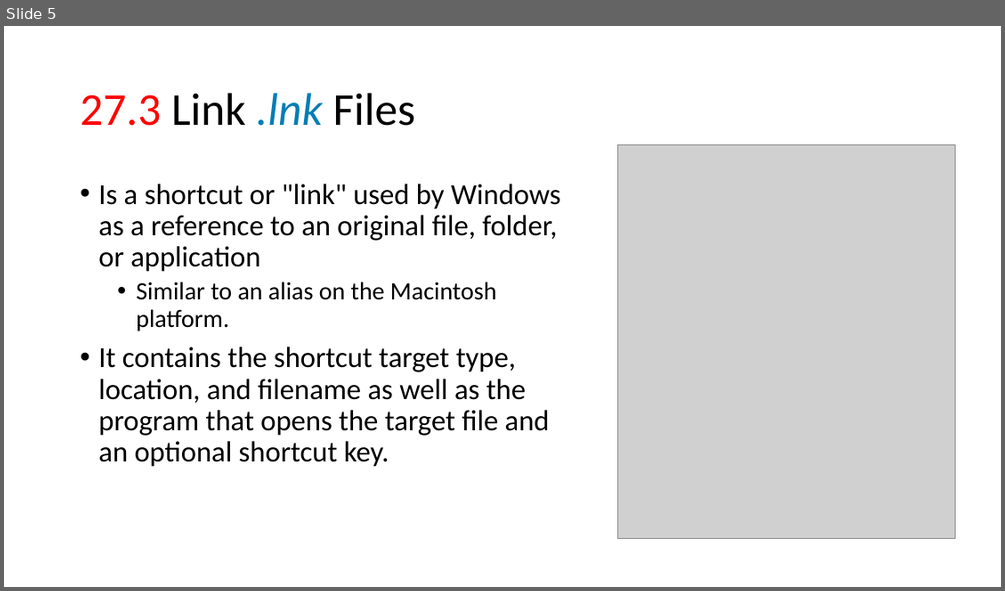
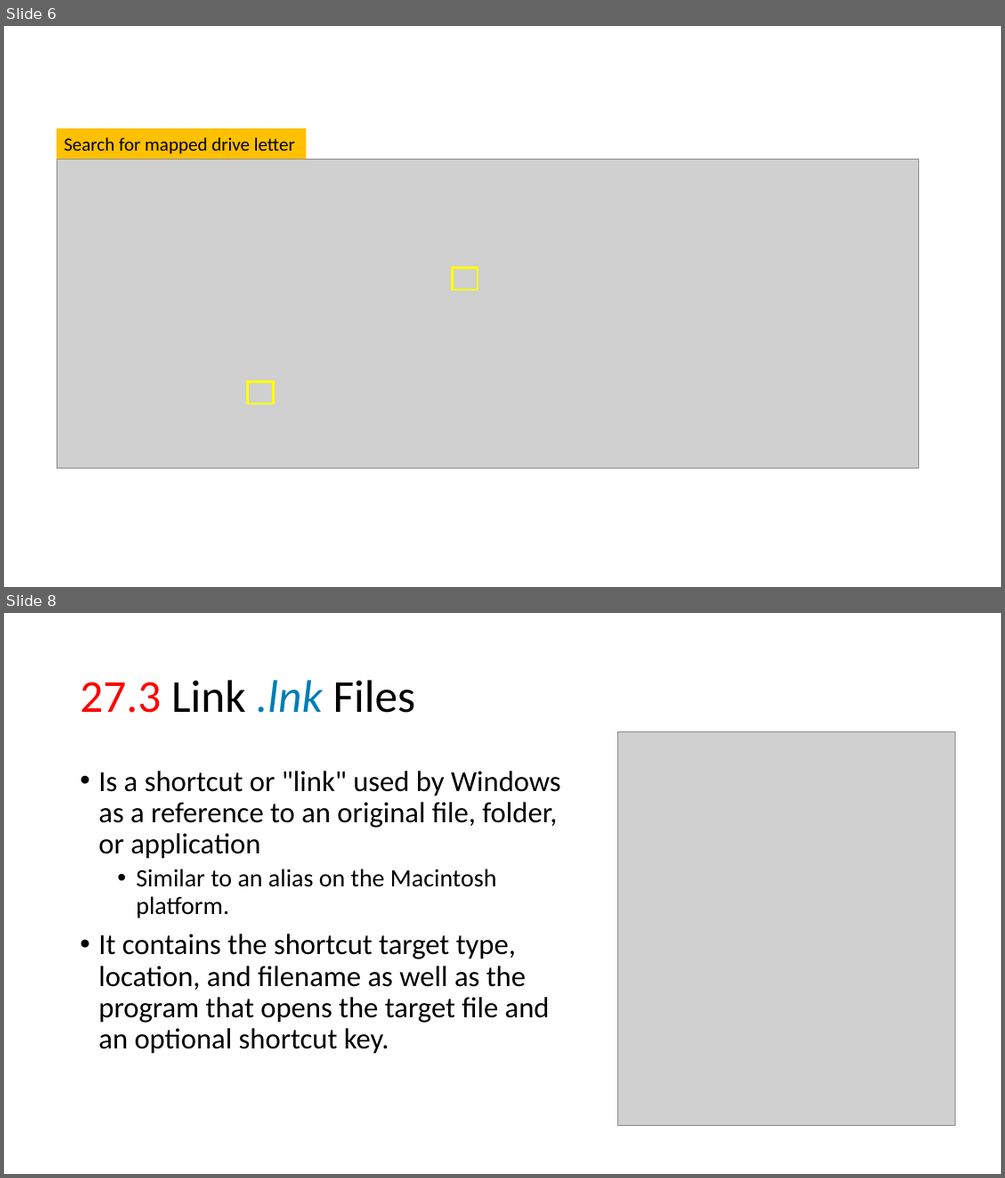
Before and after one commit to frankwxu/digital-forensics-lab, a slide deck: NIST_Data_Leakage_Case/NIST_Data_Leakage_07_NetworkDrive_Cloud.pptx. Shown one above the other, each under a label of ours: slide 5 before the commit, slides 6 and 8 after it; the slides between them are not shown. The pictures are 1005x591 and 1005x1178 pixels, drawn with LibreOffice and Linux fonts; fonts in the diff are those of the drawing; grey boxes stand for pictures; background and template pictures are left out. Boxes give left, top, right and bottom in pixels: in the first picture for what was removed or moved away, otherwise in the second. Text is boxed around its words. In the diff, an @@ line names an element or a change of style, - is before the commit and + after.

```diff
--- a/NIST_Data_Leakage_Case/NIST_Data_Leakage_07_NetworkDrive_Cloud.pptx
+++ b/NIST_Data_Leakage_Case/NIST_Data_Leakage_07_NetworkDrive_Cloud.pptx
@@ slide 6 added at (4,26,1001,587), background #FFFFFF @@
@@ rectangle added at (57,128,306,159), fill #FFC000, 18 pt, text #000000 @@
+Search for mapped drive letter
@@ picture added at (57,159,919,467) @@
@@ rectangle added at (452,267,477,289), outline #FFFF00 2.25 pt @@
@@ rectangle added at (248,382,273,403), outline #FFFF00 2.25 pt @@
@@ what was slide 5 is now slide 8 @@
```
Also in this commit, not shown: 5 slides changed, 2 other slides added, 1 other file.
